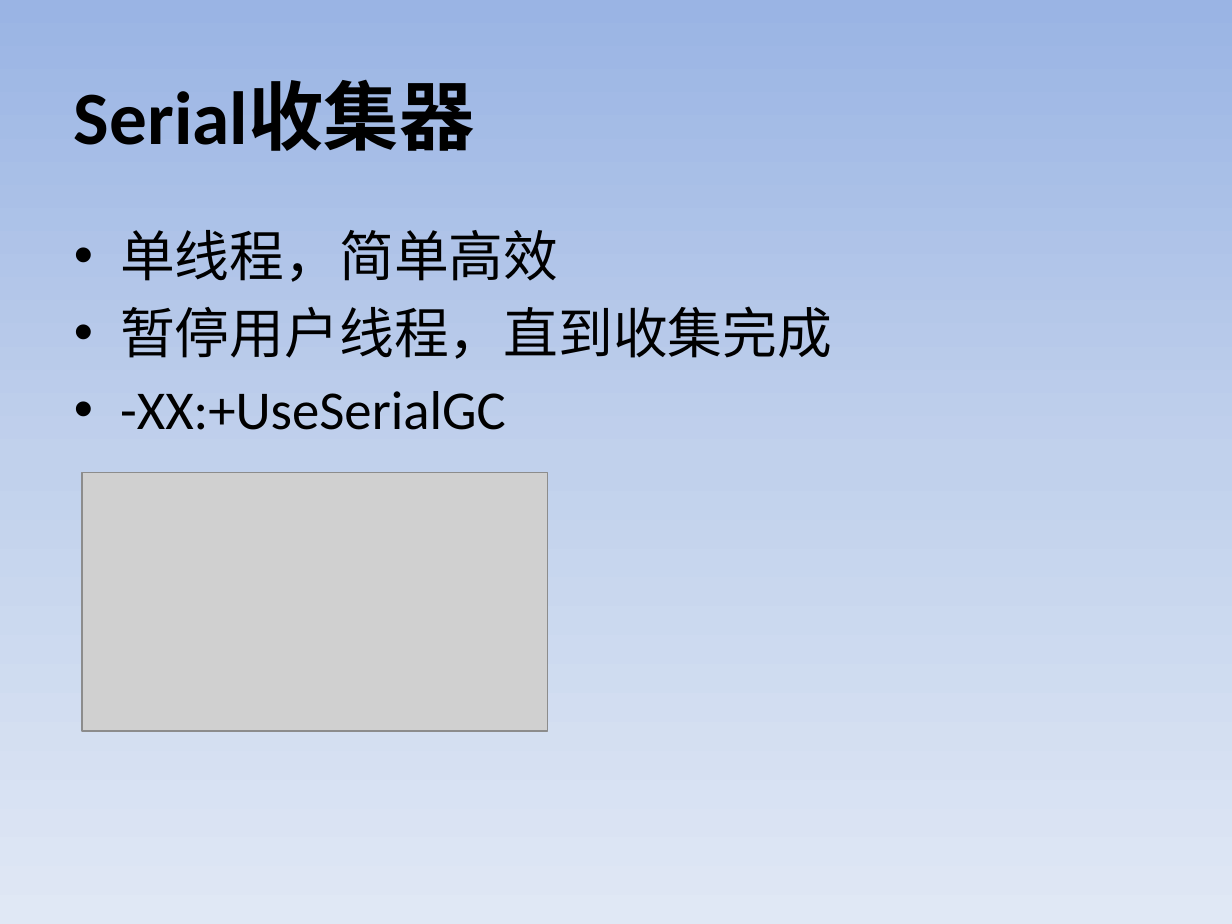
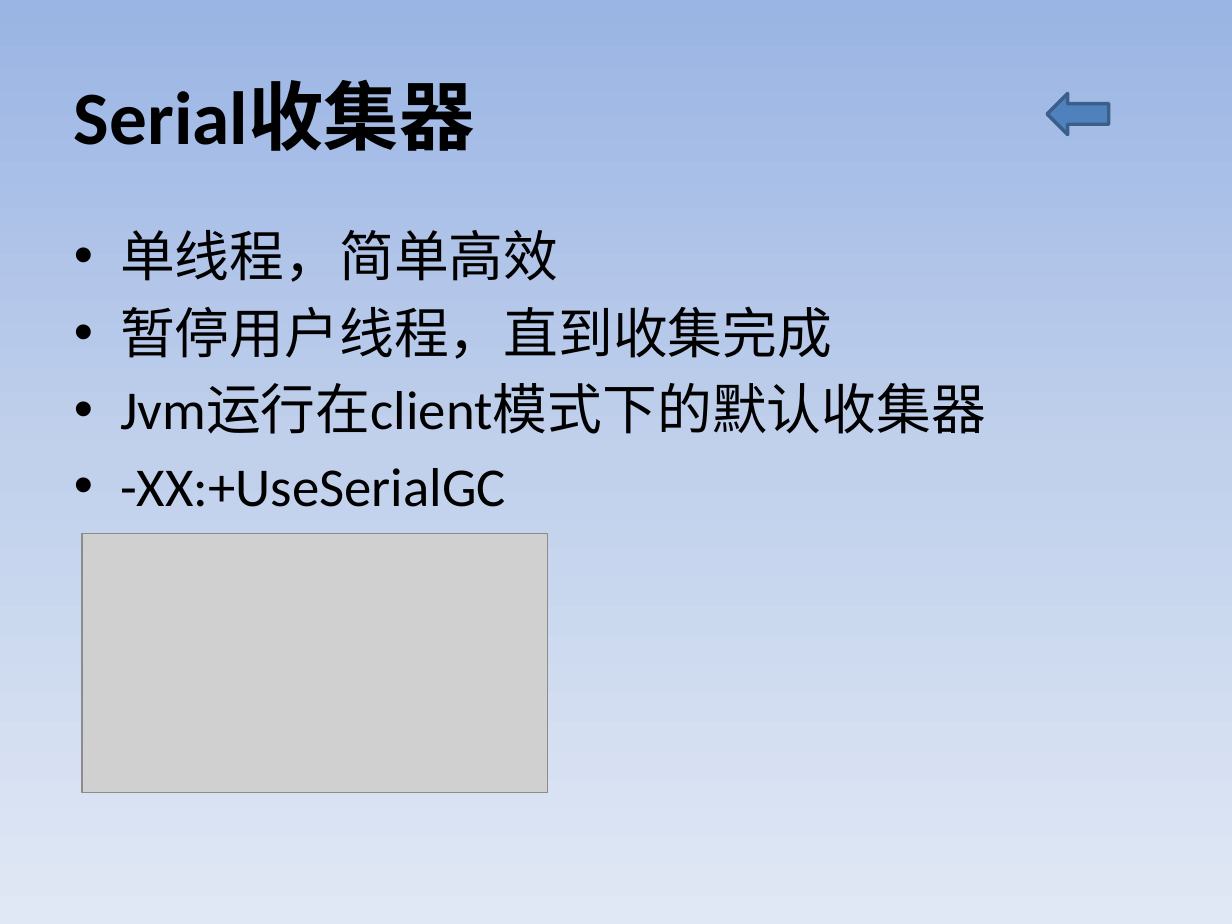
Before and after one commit to Aissue/myLearn, a slide deck: slide 9 of aboutGC/src/files/GC.pptx. Drawn at 1232x924 pixels with LibreOffice and Linux fonts; fonts in the diff are those of the drawing; grey boxes stand for pictures. Boxes give left, top, right and bottom in pixels: in the first picture for what was removed or moved away, otherwise in the second. Text is boxed around its words. In the diff, an @@ line names an element or a change of style, - is before the commit and + after.

```diff
--- a/aboutGC/src/files/GC.pptx
+++ b/aboutGC/src/files/GC.pptx
@@ left arrow added at (1047, 94, 1109, 134), fill #4F81BD, outline #3A5F8C 2 pt @@
@@ text at (120, 384, 986, 434): paragraph added @@
+• Jvm运行在client模式下的默认收集器
@@ picture: place and size @@
-picture at (83, 472, 548, 731)
+picture at (83, 533, 548, 792)
```
Also in this commit, not shown: 1 other slide changed, 4 slides added, 1 other file.
